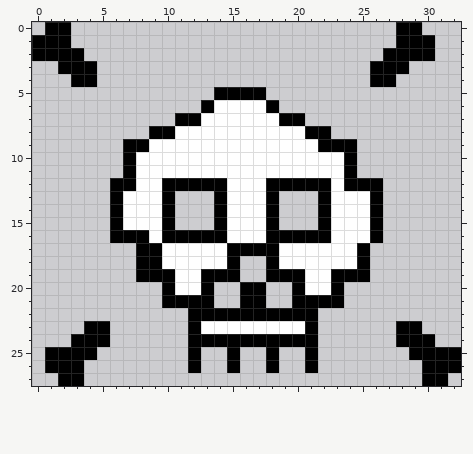
One commit to this pixel-art sprite: Assets/Swimmer/Totenkopf.png. That is the earlier state.
The file is 33x28 pixels.
Once edited:
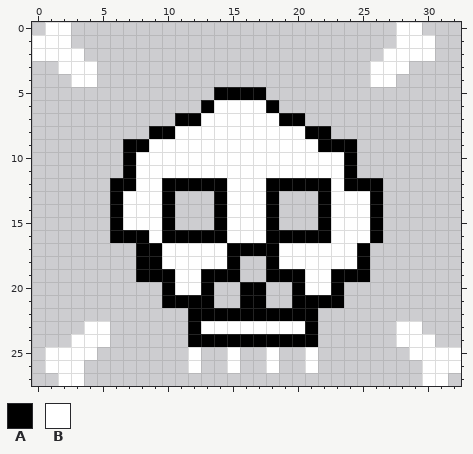
Palette (. is transparent): A #000000  B #ffffff
Edits made:
@@ x 0..32 @@
- 0 .AA.........................AA...
- 1 AAA.........................AAA..
- 2 AAAA.......................AAAA..
- 3 ..AAA.....................AAA....
- 4 ...AA.....................AA.....
+ 0 .BB.........................BB...
+ 1 BBB.........................BBB..
+ 2 BBBB.......................BBBB..
+ 3 ..BBB.....................BBB....
+ 4 ...BB.....................BB.....
  5 ..............AAAA...............
@@ x 0..32 @@
 22 ............AAAAAAAAAA...........
-23 ....AA......ABBBBBBBBA......AA...
-24 ...AAA......AAAAAAAAAA......AAA..
-25 .AAAA.......A..A..A..A.......AAAA
-26 .AAA........A..A..A..A........AAA
-27 ..AA..........................AA.
+23 ....BB......ABBBBBBBBA......BB...
+24 ...BBB......AAAAAAAAAA......BBB..
+25 .BBBB.......B..B..B..B.......BBBB
+26 .BBB........B..B..B..B........BBB
+27 ..BB..........................BB.
